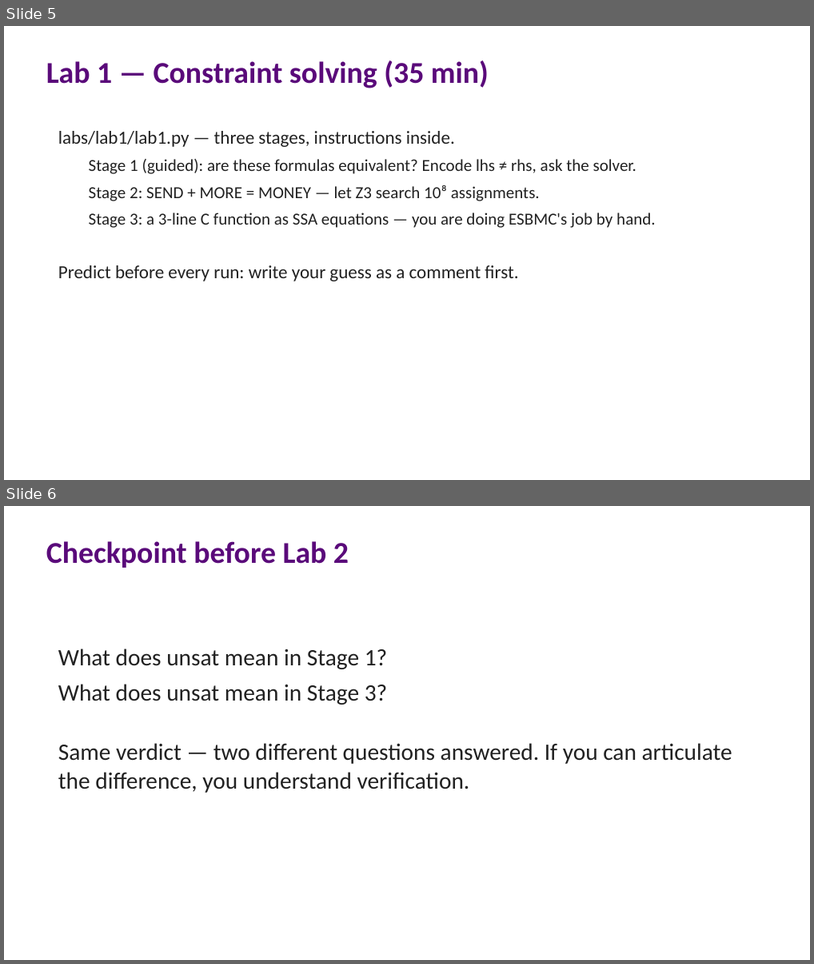
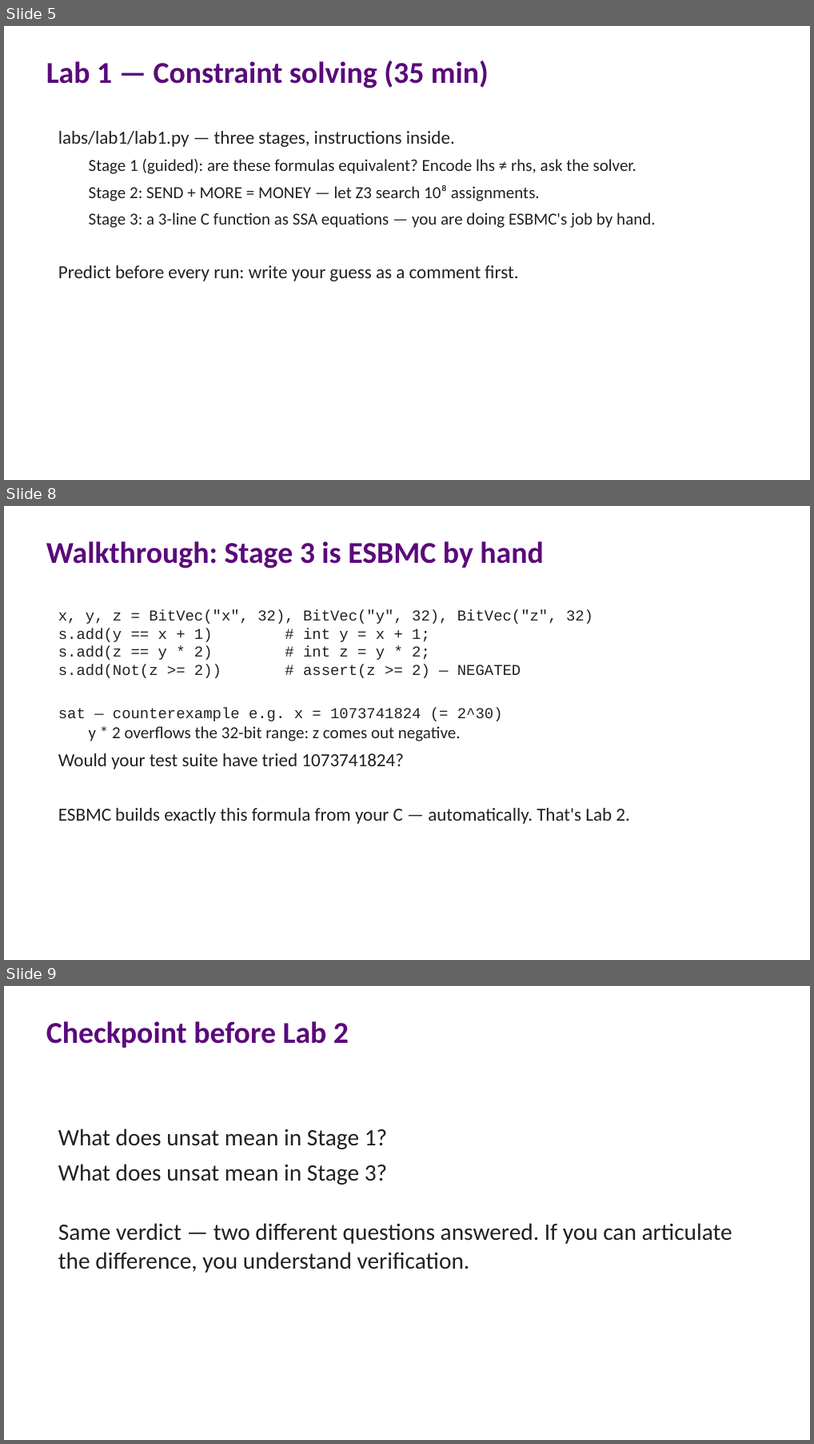
Before and after one commit to lucasccordeiro/unifei, a slide deck: slides/session2/01-session2-hands-on.pptx. Shown one above the other, each under a label of ours: slides 5 and 6 before the commit, slides 5, 8 and 9 after it; the slides between them are not shown. The pictures are 814x964 and 814x1444 pixels, drawn with LibreOffice and Linux fonts; fonts in the diff are those of the drawing. Boxes give left, top, right and bottom in pixels: in the first picture for what was removed or moved away, otherwise in the second. Text is boxed around its words. In the diff, an @@ line names an element or a change of style, - is before the commit and + after.

```diff
--- a/slides/session2/01-session2-hands-on.pptx
+++ b/slides/session2/01-session2-hands-on.pptx
@@ slide 8 added at [4,506,810,960], background #FFFFFF @@
@@ text added at [46,541,543,568], 36 pt, text #5A0A7A, bold @@
+Walkthrough: Stage 3 is ESBMC by hand
@@ text added at [58,610,630,824], 18 pt, text #212121 @@
+x, y, z = BitVec("x", 32), BitVec("y", 32), BitVec("z", 32)
+s.add(y == x + 1) # int y = x + 1;
+s.add(z == y * 2) # int z = y * 2;
+s.add(Not(z >= 2)) # assert(z >= 2) — NEGATED
+sat — counterexample e.g. x = 1073741824 (= 2^30)
+  y * 2 overflows the 32-bit range: z comes out negative.
+Would your test suite have tried 1073741824?
+ESBMC builds exactly this formula from your C — automatically. That's Lab 2.
@@ what was slide 6 is now slide 9 @@
```
Also in this commit, not shown: 1 slide changed, 4 other slides added, 12 other files.
